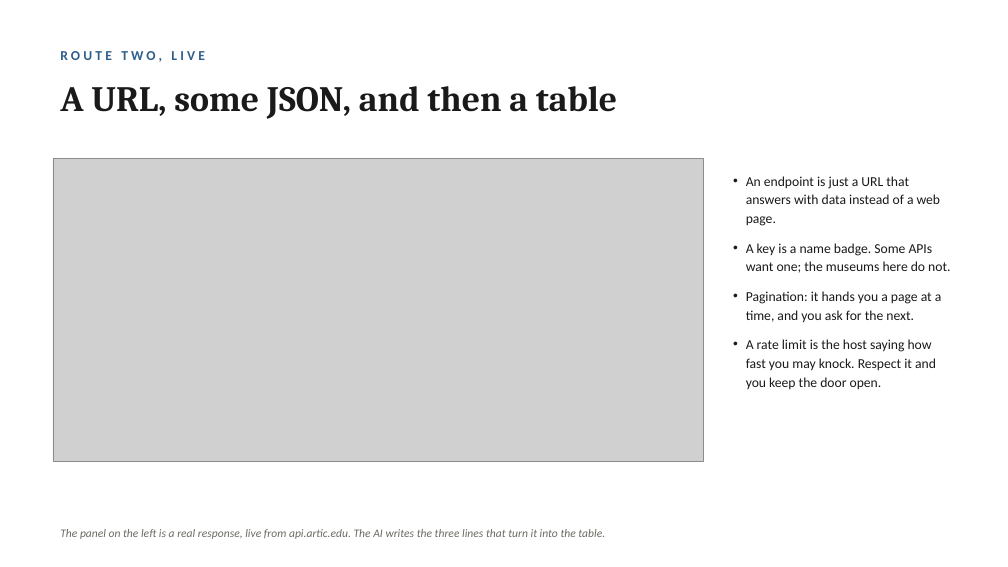
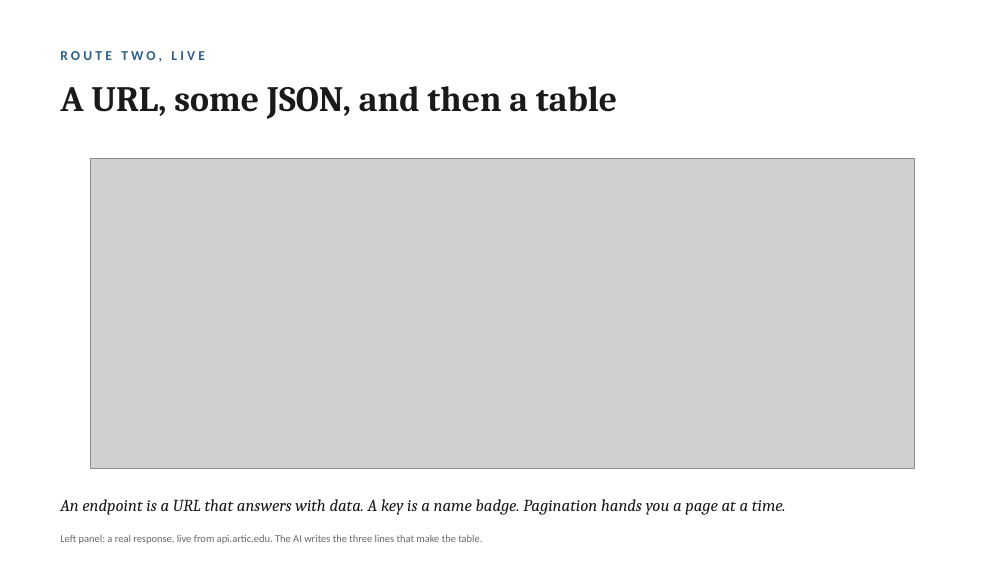
Before and after one commit to lucianli123/culture-as-data-2026, a slide deck: slide 19 of slides/week-04-lecture-draft.pptx (slide 16 before the commit). Drawn at 1008x567 pixels with LibreOffice and Linux fonts; fonts in the diff are those of the drawing; grey boxes stand for pictures. Boxes give left, top, right and bottom in pixels: in the first picture for what was removed or moved away, otherwise in the second. Text is boxed around its words. In the diff, an @@ line names an element or a change of style, - is before the commit and + after.

```diff
--- a/slides/week-04-lecture-draft.pptx
+++ b/slides/week-04-lecture-draft.pptx
@@ picture: place and size @@
-picture at box(53, 159, 703, 461)
+picture at box(91, 159, 915, 469)
@@ text "An endpoint is a URL ..." at box(60, 499, 786, 515): vertical alignment top to middle @@
@@ text at box(60, 499, 786, 515): text changed; size 13 to 16 pt; font Calibri to Cambria; italic on @@
-• An endpoint is just a URL that answers with data instead of a web page.
-• A key is a name badge. Some APIs want one; the museums here do not.
-• Pagination: it hands you a page at a time, and you ask for the next.
-• A rate limit is the host saying how fast you may knock. Respect it and you keep the door open.
+An endpoint is a URL that answers with data. A key is a name badge. Pagination hands you a page at a time.
@@ text at box(60, 534, 482, 544): text changed; size 11 to 10 pt; italic off @@
-The panel on the left is a real response, live from api.artic.edu. The AI writes the three lines that turn it into the table.
+Left panel: a real response, live from api.artic.edu. The AI writes the three lines that make the table.
```
Also in this commit, not shown: 11 other slides changed, 5 slides added, 2 slides removed, 3 other files.
